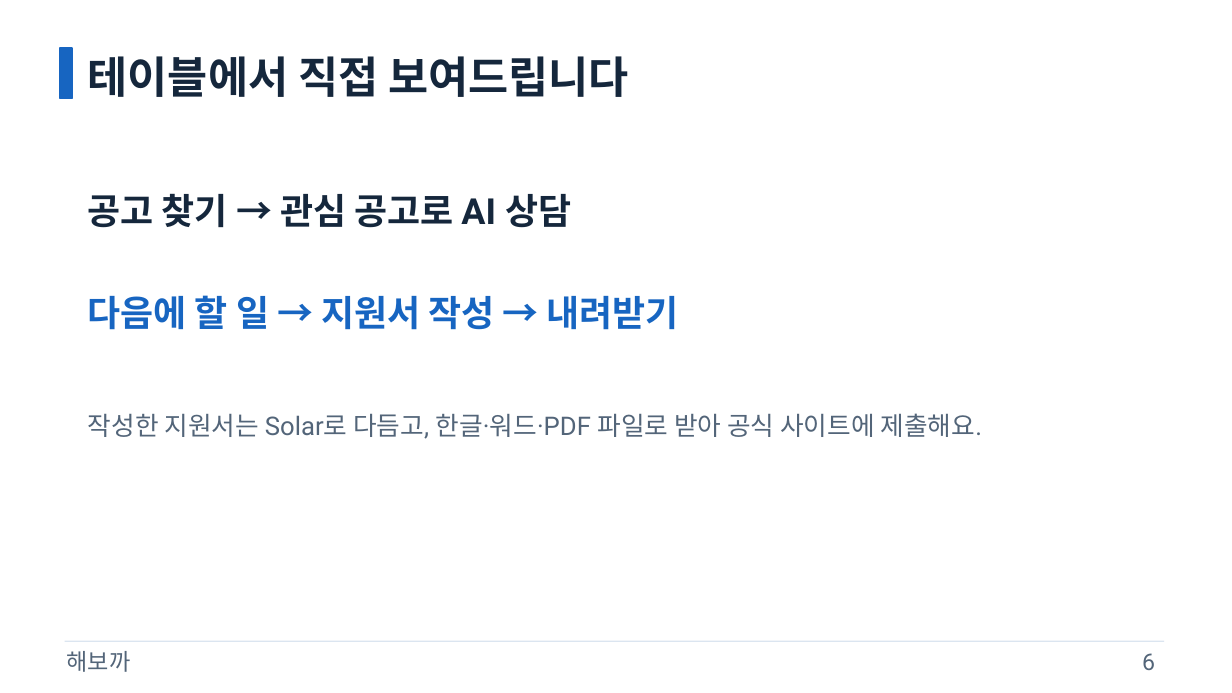
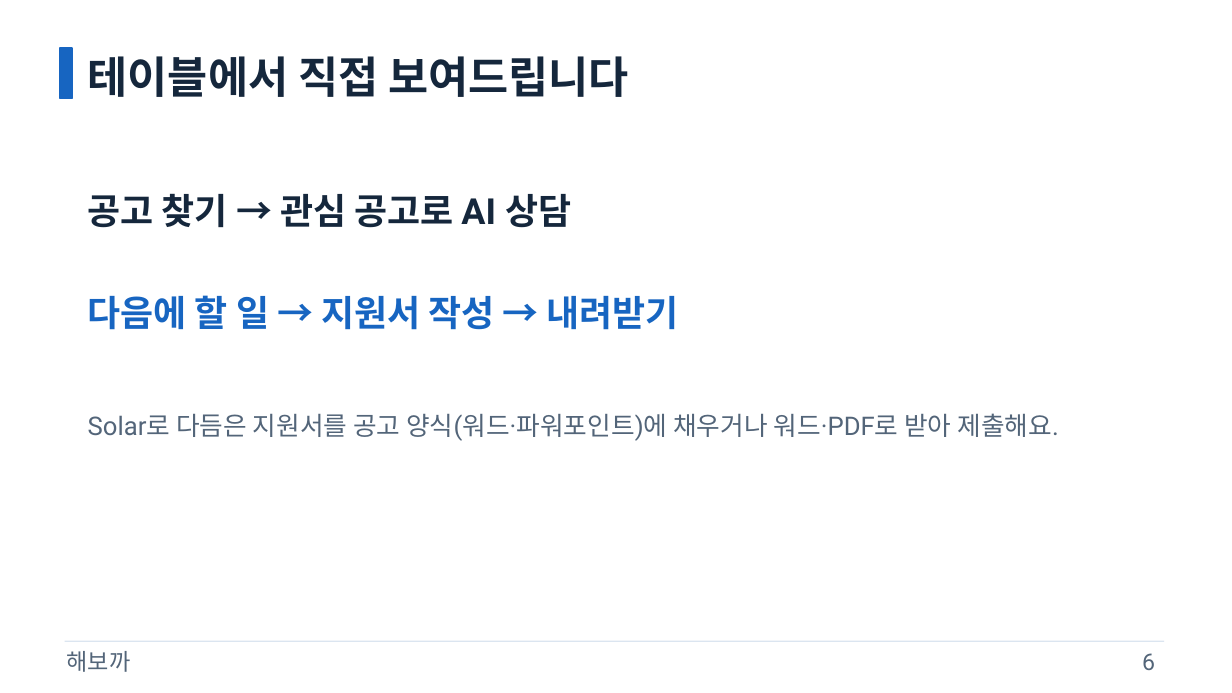
Before and after one commit to samsepi0l-1337/hackaton, a slide deck: slide 6 of docs/presentation/gil-pitch.pptx. Drawn at 1232x693 pixels with LibreOffice and Linux fonts; fonts in the diff are those of the drawing. Boxes give left, top, right and bottom in pixels: in the first picture for what was removed or moved away, otherwise in the second. Text is boxed around its words. In the diff, an @@ line names an element or a change of style, - is before the commit and + after.

```diff
--- a/docs/presentation/gil-pitch.pptx
+++ b/docs/presentation/gil-pitch.pptx
@@ text at [88, 413, 1058, 441]: text changed @@
-작성한 지원서는 Solar로 다듬고, 한글·워드·PDF 파일로 받아 공식 사이트에 제출해요.
+Solar로 다듬은 지원서를 공고 양식(워드·파워포인트)에 채우거나 워드·PDF로 받아 제출해요.
```
Also in this commit, not shown: 3 other files.
